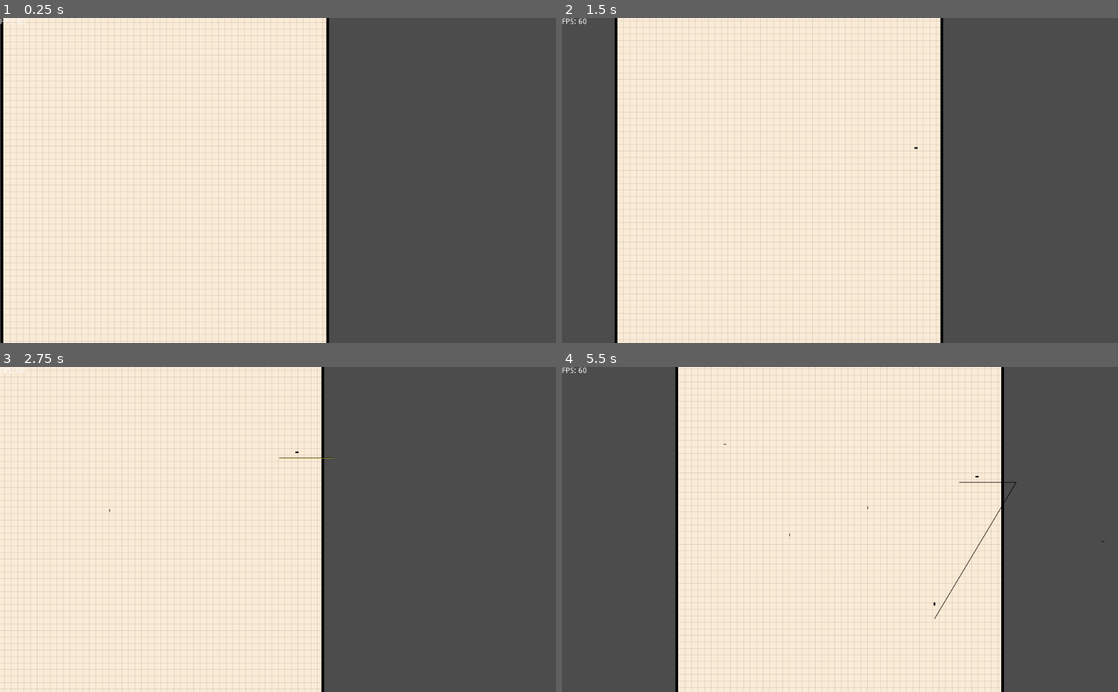
Above: before the commit, frames 1-4 (two rows, left to right).
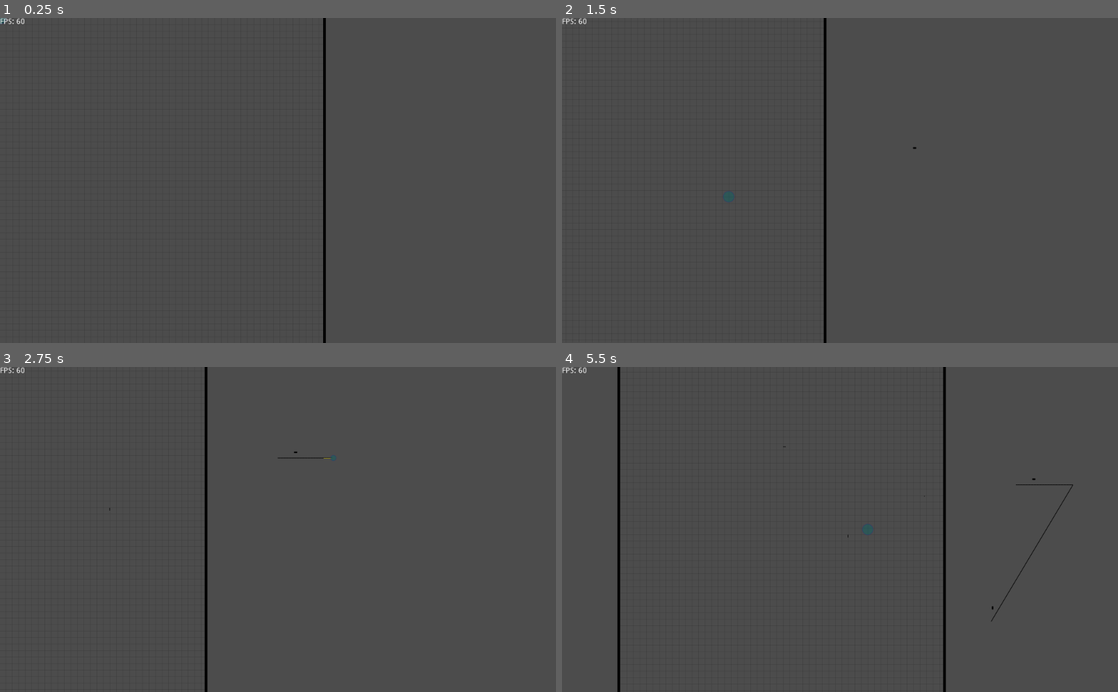
Above: after the commit, the same moments.

Repository: joey-public/gonote
Game: Godot game, scene res://src/Canvas/CanvasNode.tscn
Same seed, same stepped clock (60 frames per second), same inputs: the game is played once before the commit and once after it.
Inputs (mouse positions are in pixels of both pictures, inside the frame that each line leads up to):
- Up to frame 1 (0.25 s): no input
- Up to frame 2 (1.5 s): move the mouse to (962, 164) at 0.52 s; hold D (pan_right) 0.53-1.28 s; hold Tab (Increase_pen_size) 0.53-1.28 s; click (962, 164) at 0.67 s; tap Shift (decrease_pen_size) at 0.8, 1.35 s; move the mouse to (728, 196) at 1.27 s; hold S (pan_down) from 1.28 s (still down)
- Up to frame 3 (2.75 s): click (166, 545) at 1.55 s; move the mouse to (333, 458) at 2.02 s; release S (pan_down) at 2.03 s; press the mouse at (333, 458) at 2.03 s; hold D (pan_right) from 2.03 s (still down); tap Tab (Increase_pen_size) at 2.3 s
- Up to frame 4 (5.5 s): move the mouse to (812, 594) at 2.77 s; release D (pan_right) at 2.78 s; release the mouse at (812, 594) at 2.78 s; hold W (pan_up) 2.78-3.53 s; tap Tab (Increase_pen_size) at 2.85, 4.55 s; click (812, 594) at 2.92 s; tap Shift (decrease_pen_size) at 3.05, 5.3 s; move the mouse to (1006, 578) at 3.52 s; hold Shift (decrease_pen_size) 3.53-4.28 s; hold H (pan_left) 3.53-5.03 s; click (1006, 578) at 3.8 s; move the mouse to (673, 480) at 4.27 s; click (673, 480) at 4.35 s; move the mouse to (867, 529) at 5.02 s; hold S (pan_down) from 5.03 s (still down); hold F (fit) from 5.03 s (still down); click (867, 529) at 5.17 s

The runs differ from the first frame. In frame 1, 59% of the frame differs, in the area x 0-60%, y 0-100%; in frame 2, 59%; in frame 3, 58%; in frame 4, 60%, in the area x 10-98%, y 0-100%.

Commit message:
Finished MEssing with Different drawinfg methods. Sticking with polyline for now. Also added fancy circle cursor with tweening.

Diff:
--- /dev/null
+++ b/Control.gd
@@ -0,0 +1,53 @@
+# Via https://godotengine.org/qa/24621/painting-game-persist-drawing
+# Based on http://zylannprods.fr/dl/godot/godot3/ChalkBoard.zip
+extends Control
+
+var _pen = null
+var _prev_mouse_pos = Vector2()
+var size = 1.0
+
+func _ready():
+	var viewport = Viewport.new()
+	var rect = get_rect()
+	viewport.size = rect.size
+	viewport.usage = Viewport.USAGE_2D
+	# Note: I also tried CLEAR_MODE_NEVER but it doesn't draw anything.
+	# (see issue https://github.com/godotengine/godot/issues/20775)
+	viewport.render_target_clear_mode = Viewport.CLEAR_MODE_ONLY_NEXT_FRAME
+	viewport.render_target_v_flip = true
+
+	_pen = Node2D.new()
+	viewport.add_child(_pen)
+	_pen.connect("draw", self, "_on_draw")
+
+	add_child(viewport)
+
+	# Use a sprite to display the result texture
+	var rt = viewport.get_texture()
+	var board = TextureRect.new()
+	board.set_texture(rt)
+	add_child(board)
+
+
+func _process(delta):
+	_pen.update()
+
+
+func _input(event):
+	if event.is_action_pressed("Increase_pen_size"):
+		self.size += 0.1
+		print(self.size)
+	if event.is_action_pressed("decrease_pen_size"):
+		self.size -= 0.1
+		print(self.size)
+
+
+func _on_draw():
+	var mouse_pos = get_local_mouse_position()
+
+	if Input.is_mouse_button_pressed(BUTTON_LEFT):
+		_pen.draw_line(mouse_pos, _prev_mouse_pos, Color(1, 1, 0),self.size)
+#		_pen.draw_line(mouse_pos, _prev_mouse_pos, Color(1, 1, 0),10.0)
+
+	_prev_mouse_pos = mouse_pos
+	_prev_mouse_pos = mouse_pos
--- /dev/null
+++ b/Control.tscn
@@ -0,0 +1,11 @@
+[gd_scene load_steps=2 format=2]
+
+[ext_resource path="res://Control.gd" type="Script" id=1]
+
+[node name="Control" type="Control"]
+anchor_right = 1.0
+anchor_bottom = 1.0
+script = ExtResource( 1 )
+__meta__ = {
+"_edit_use_anchors_": false
+}
--- a/project.godot
+++ b/project.godot
@@ -14,6 +14,11 @@
 "language": "GDScript",
 "path": "res://src/Canvas/CanvasNode.gd"
 }, {
+"base": "Sprite",
+"class": "Cursor",
+"language": "GDScript",
+"path": "res://src/Drawing/Scribble/TextureSprite.gd"
+}, {
 "base": "Node2D",
 "class": "Scribbles",
 "language": "GDScript",
@@ -21,6 +26,7 @@
 } ]
 _global_script_class_icons={
 "Canvas": "",
+"Cursor": "",
 "Scribbles": ""
 }
 
--- a/src/Canvas/CanvasNode.gd
+++ b/src/Canvas/CanvasNode.gd
@@ -1,6 +1,6 @@
 class_name Canvas
 extends Node2D
-
+var prev_offset = Vector2.ZERO
 # Called when the node enters the scene tree for the first time.
 func _ready():
 	pass
--- a/src/Canvas/CanvasNode.tscn
+++ b/src/Canvas/CanvasNode.tscn
@@ -11,12 +11,6 @@
 
 [node name="Grid" parent="." instance=ExtResource( 1 )]
 visible = false
-
-[node name="Camera2D" parent="." instance=ExtResource( 4 )]
-
-[node name="zoom_tween" type="Tween" parent="Camera2D"]
-
-[node name="offset_tween" type="Tween" parent="Camera2D"]
 
 [node name="Page" parent="." instance=ExtResource( 3 )]
 anchor_left = 0.5
@@ -33,3 +27,9 @@
 __meta__ = {
 "_edit_use_anchors_": false
 }
+
+[node name="Camera2D" parent="." instance=ExtResource( 4 )]
+
+[node name="zoom_tween" type="Tween" parent="Camera2D"]
+
+[node name="offset_tween" type="Tween" parent="Camera2D"]
--- a/src/Canvas/Grid/Grid.gd
+++ b/src/Canvas/Grid/Grid.gd
@@ -1,4 +1,4 @@
-extends Node2D
+extends Sprite
 
 export var grid_size:int = 32
 export var fixed_canvans = false
@@ -35,12 +35,9 @@
 
 var spacing:Vector2
 var line_count:Vector2
-
+var cam_offset = Vector2.ZERO
 #func _ready():
-#	self._set_canvas_dim()
-#	self._set_line_count()
-#	self.spacing = self.grid_size*Vector2(1,1)
-
+#	self.connect("resized",self,"update")
 
 func _process(_delta):
 	var temp = self.get_viewport().get_visible_rect().size
--- a/src/Canvas/Grid/Grid.tscn
+++ b/src/Canvas/Grid/Grid.tscn
@@ -2,5 +2,5 @@
 
 [ext_resource path="res://src/Canvas/Grid/Grid.gd" type="Script" id=1]
 
-[node name="Grid" type="Node2D"]
+[node name="Grid" type="Sprite"]
 script = ExtResource( 1 )
--- a/src/Canvas/Page/Page.gd
+++ b/src/Canvas/Page/Page.gd
@@ -1,7 +1,7 @@
 extends Control
 
 export var size = "A4"
-export var page_color = Color.antiquewhite
+export var page_color = Color.transparent
 var sizes ={
 	"A4":Vector2(595,842)
 }
@@ -29,7 +29,7 @@
 	var tex := ImageTexture.new()
 	tex.create_from_image(img)
 	self.sprite.texture = tex
-	get_parent()._center_page()
+#	get_parent()._center_page()
 #	$Sprite2.connect("mouse_entered",$Sprite2/Scribbles,"_on_mouse_enter_page")
 #	$Sprite2.connect("mouse_exited",$Sprite2/Scribbles,"_on_mouse_exit_page")
 
--- a/src/Canvas/Page/Page.tscn
+++ b/src/Canvas/Page/Page.tscn
@@ -46,4 +46,4 @@
 "outer_line_width": 2.0
 }
 
-[node name="DrawScribble" parent="Sprite2" instance=ExtResource( 1 )]
+[node name="Scribbles" parent="Sprite2" instance=ExtResource( 1 )]
--- a/src/Cursor/Cursor.gd
+++ b/src/Cursor/Cursor.gd
@@ -69,7 +69,7 @@
 func _draw_circle_cursor():
 	var size = self.cursor_settings["size"]
 	var color = self.cursor_settings["fill_color"]
-	var draw_pos = self.pos + Vector2(12,30)#no idea why this makes the cirlse follow the mouse
+	var draw_pos = self.position
 	color.a = self.cursor_settings["fill_alpha"]
 	draw_circle(draw_pos,size,color)
 	if self.cursor_settings["draw_border"]:
--- a/src/Drawing/Scribble/DrawScribble/DrawScribble.gd
+++ b/src/Drawing/Scribble/DrawScribble/DrawScribble.gd
@@ -1,12 +1,24 @@
 extends Scribbles
 
-enum DRAW_MODES {POLYLINE,TEXTURE}
+enum DRAW_MODES {POLYLINE,TEXTURE,MULTILINE,LINE,CIRCLE}
 var drawfuncs:Dictionary = {
 	DRAW_MODES.POLYLINE: funcref(self,"_polyline_draw"),
 	DRAW_MODES.TEXTURE: funcref(self,"_texture_draw"),
+	DRAW_MODES.MULTILINE: funcref(self,"_multiline_draw"),
+	DRAW_MODES.LINE: funcref(self,"_line_draw"),
+	DRAW_MODES.CIRCLE: funcref(self,"_circle_draw"),
 }
 var draw_mode = DRAW_MODES.POLYLINE
 
+var _pen = null
+var _prev_mouse_pos = Vector2()
+
+func _ready():
+	var img = Image.new()
+	img.load("res://NoteTaking.png")
+	img.resize(self.width*2,self.width*2)
+	self.texture = ImageTexture.new()
+	self.texture.create_from_image(img)
 
 func _draw():
 	self.drawfuncs[self.draw_mode].call_func()
@@ -41,9 +53,32 @@
 		if stroke.mouse_points.size() >2:
 			self.draw_polyline(stroke.mouse_points,stroke.color,stroke.width,stroke.anti_a)
 
+func _multiline_draw():
+	if self.scribble_points.size() > 2:
+		self.draw_multiline(self.scribble_points,self.color,self.width,self.anti_a)
+	for stroke in self.draw_stack:
+		if stroke.mouse_points.size() >2:
+			self.draw_multiline(stroke.mouse_points,stroke.color,stroke.width,stroke.anti_a)
 
 func _texture_draw():
-	pass
+	if self.scribble_points.size() > 2:
+		for point in self.scribble_points:
+			self.draw_texture(self.texture,point,self.color,null)
+	for stroke in self.draw_stack:
+		if stroke.mouse_points.size() >2:
+			for point in stroke.mouse_points:
+				self.draw_texture(self.texture,point,self.color,null)
+
 
 func _circle_draw():
 	pass
+
+##SUPER BROKEN
+#func _line_draw():
+#	if len(self.scribble_points) < 2: return
+#	for i in self.scribble_points.size():
+#		draw_line(self.scribble_points[i-1],self.scribble_points[i],self.color,self.width,self.anti_a)
+#	for stroke in self.draw_stack:
+#		if stroke.mouse_points.size() >2:
+#			for i in stroke.mouse_points.size():
+#				draw_line(stroke.mouse_points[i-1],stroke.mouse_points[i],self.color,self.width,self.anti_a)
--- a/src/Drawing/Scribble/Scribbles.gd
+++ b/src/Drawing/Scribble/Scribbles.gd
@@ -32,6 +32,7 @@
 
 onready var trail = $Trail
 onready var tween = $Tween
+onready var sprite = $TextureSprite
 
 func _ready():
 	self._on_settings_updated()
@@ -50,8 +51,11 @@
 
 func _process(delta):
 	if not(self.current_scribble):return
+	self.update()
 	self.scribble(delta)
 
+func _draw():
+	self.draw_circle(get_global_mouse_position(),self.width/2,self.color)
 
 func scribble(delta):
 	pass
--- a/src/Drawing/Scribble/Scribbles.tscn
+++ b/src/Drawing/Scribble/Scribbles.tscn
@@ -1,12 +1,23 @@
-[gd_scene load_steps=2 format=2]
+[gd_scene load_steps=5 format=2]
 
 [ext_resource path="res://src/Drawing/Scribble/Scribbles.gd" type="Script" id=1]
+[ext_resource path="res://src/Drawing/Scribble/TextureSprite.gd" type="Script" id=2]
+[ext_resource path="res://src/Drawing/Scribble/TextureSprite.tscn" type="PackedScene" id=3]
+
+[sub_resource type="Curve" id=1]
+_data = [ Vector2( 0, 0.5 ), 0.0, 1.4, 0, 0, Vector2( 1, 1 ), 0.0, 0.0, 0, 0 ]
 
 [node name="Scribbles" type="Node2D"]
 script = ExtResource( 1 )
 
 [node name="Trail" type="Line2D" parent="."]
 width = 1.0
+width_curve = SubResource( 1 )
 default_color = Color( 0.882353, 0.815686, 0.0901961, 0.537255 )
 
 [node name="Tween" type="Tween" parent="."]
+
+[node name="TextureSprite" parent="." instance=ExtResource( 3 )]
+script = ExtResource( 2 )
+
+[node name="Tween" type="Tween" parent="TextureSprite"]
--- /dev/null
+++ b/src/Drawing/Scribble/TextureSprite.gd
@@ -0,0 +1,59 @@
+class_name Cursor
+extends Sprite
+
+#enum CURSOR_SETTINGS {SHOW_CURSOR_FILL, CURSOR_FILL_COLOR, CURSOR_FILL_ALPHA,
+#					   SHOW_CURSOR_BORD, CURSOR_BORD_COLOR, CURSOR_BORD_ALPHA, CURSOR_BORDER_WIDTH}
+
+const DEFAULT_CURSOR_SIZE = 10
+const DEFAULT_CURSOR_SIZE_SMALL = 5
+
+const DEFAULT_SHOW_CURSOR_FILL = true
+const DEFAULT_CURSOR_FILL_COLOR = Color.aqua
+const DEFAULT_CURSOR_FILL_ALPHA= 0.4
+
+const DEFAULT_SHOW_CURSOR_BORD = true
+const DEFAULT_CURSOR_BORD_COLOR = Color.darkslateblue
+const DEFAULT_CURSOR_BORD_ALPHA = 0.8
+const DEFAULT_CURSOR_BORD_WIDTH = 1.0
+
+var radius
+var small_size
+var large_size
+var show_fill
+var fill_color
+var show_border
+var border_color
+var border_width
+
+onready var tween = $Tween
+func _ready():
+	self._on_settings_updated()
+
+func _input(event):
+	if event.is_action_pressed("draw"):
+		self.tween.stop_all()
+		self.tween.interpolate_property(self,"radius",large_size,small_size,0.5,Tween.TRANS_EXPO,Tween.EASE_OUT)
+		self.tween.start()
+	if event.is_action_released("draw"):
+		self.tween.stop_all()
+		self.tween.interpolate_property(self,"radius",small_size,large_size,0.5,Tween.TRANS_EXPO,Tween.EASE_OUT)
+		self.tween.start()
+
+func _process(_delta):
+	self.update()
+
+func _draw():
+	if self.show_border:
+		self.draw_arc(get_global_mouse_position(),self.radius,0,2*PI,50,self.border_color,self.border_width,true)
+	if self.show_fill:
+		self.draw_circle(get_global_mouse_position(),self.radius,self.fill_color)
+
+func _on_settings_updated():
+	radius = Settings.cursor_settings[Settings.CURSOR_SETTINGS.CURSOR_SIZE]
+	large_size = Settings.cursor_settings[Settings.CURSOR_SETTINGS.CURSOR_SIZE]
+	small_size = Settings.cursor_settings[Settings.CURSOR_SETTINGS.CURSOR_SIZE_SMALL]
+	show_fill = Settings.cursor_settings[Settings.CURSOR_SETTINGS.SHOW_CURSOR_FILL]
+	fill_color = Settings.cursor_settings[Settings.CURSOR_SETTINGS.CURSOR_FILL_COLOR] * Settings.cursor_settings[Settings.CURSOR_SETTINGS.CURSOR_FILL_ALPHA]
+	show_border = Settings.cursor_settings[Settings.CURSOR_SETTINGS.SHOW_CURSOR_BORD]
+	border_color = Settings.cursor_settings[Settings.CURSOR_SETTINGS.CURSOR_BORD_COLOR] * Settings.cursor_settings[Settings.CURSOR_SETTINGS.CURSOR_BORD_ALPHA]
+	border_width = Settings.cursor_settings[Settings.CURSOR_SETTINGS.CURSOR_BORD_WIDTH]
--- /dev/null
+++ b/src/Drawing/Scribble/TextureSprite.tscn
@@ -0,0 +1,3 @@
+[gd_scene format=2]
+
+[node name="TextureSprite" type="Sprite"]
--- a/src/Singletons/Settings.gd
+++ b/src/Singletons/Settings.gd
@@ -2,6 +2,9 @@
 
 enum SCRIBBLE_SETTINGS {WIDTH,COLOR,ANITIALIASING,TEXTURE,
 			SHOW_TRAIL,TRAIL_WIDTH,TRAIL_COLOR,TRAIL_ANTIALIASING,TRAIL_TEXTURE}
+enum CURSOR_SETTINGS {CURSOR_SIZE, CURSOR_SIZE_SMALL, SHOW_CURSOR_FILL, CURSOR_FILL_COLOR, CURSOR_FILL_ALPHA,
+					   SHOW_CURSOR_BORD, CURSOR_BORD_COLOR, CURSOR_BORD_ALPHA, CURSOR_BORD_WIDTH}
+
 
 var scribble_settings:Dictionary = {
 	SCRIBBLE_SETTINGS.WIDTH:1.0,
@@ -14,3 +17,15 @@
 	SCRIBBLE_SETTINGS.TRAIL_ANTIALIASING:true,
 	SCRIBBLE_SETTINGS.TRAIL_TEXTURE:null,
 }
+
+var cursor_settings:Dictionary = {
+	CURSOR_SETTINGS.CURSOR_SIZE: Cursor.DEFAULT_CURSOR_SIZE,
+	CURSOR_SETTINGS.CURSOR_SIZE_SMALL: Cursor.DEFAULT_CURSOR_SIZE_SMALL,
+	CURSOR_SETTINGS.SHOW_CURSOR_FILL: Cursor.DEFAULT_SHOW_CURSOR_FILL,
+	CURSOR_SETTINGS.CURSOR_FILL_COLOR:Cursor.DEFAULT_CURSOR_FILL_COLOR,
+	CURSOR_SETTINGS.CURSOR_FILL_ALPHA:Cursor.DEFAULT_CURSOR_FILL_ALPHA,
+	CURSOR_SETTINGS.SHOW_CURSOR_BORD:Cursor.DEFAULT_SHOW_CURSOR_BORD,
+	CURSOR_SETTINGS.CURSOR_BORD_COLOR:Cursor.DEFAULT_CURSOR_BORD_COLOR,
+	CURSOR_SETTINGS.CURSOR_BORD_ALPHA:Cursor.DEFAULT_CURSOR_BORD_ALPHA,
+	CURSOR_SETTINGS.CURSOR_BORD_WIDTH:Cursor.DEFAULT_CURSOR_BORD_WIDTH,
+}
